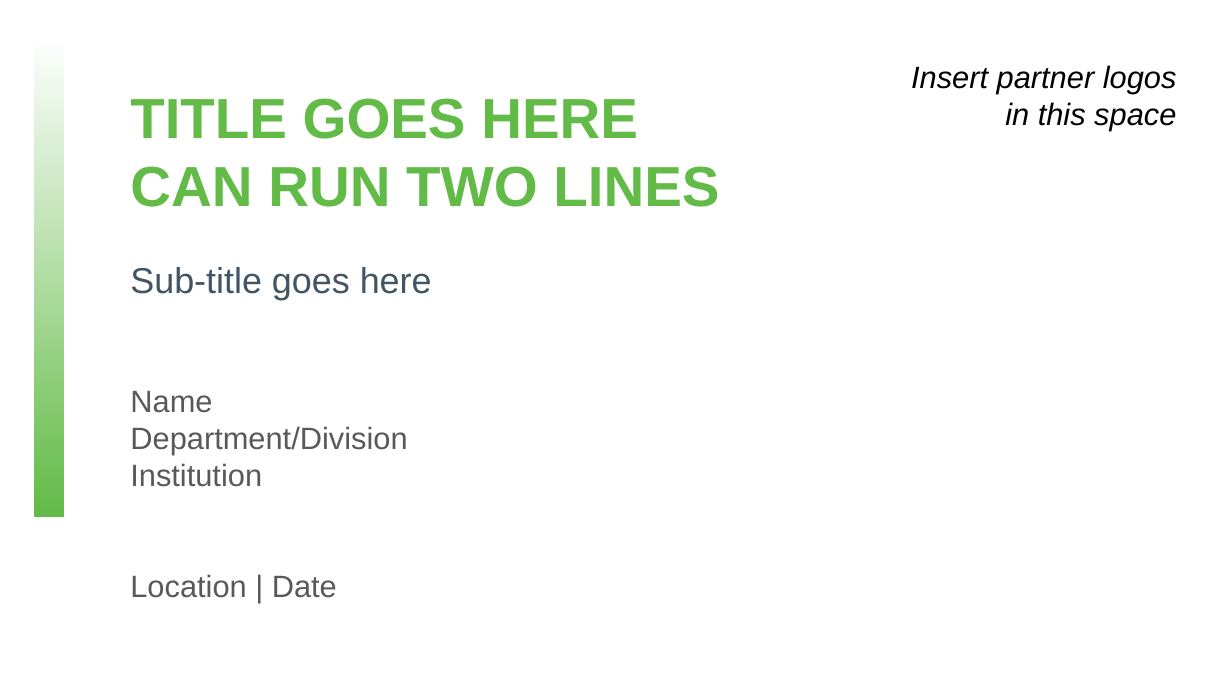
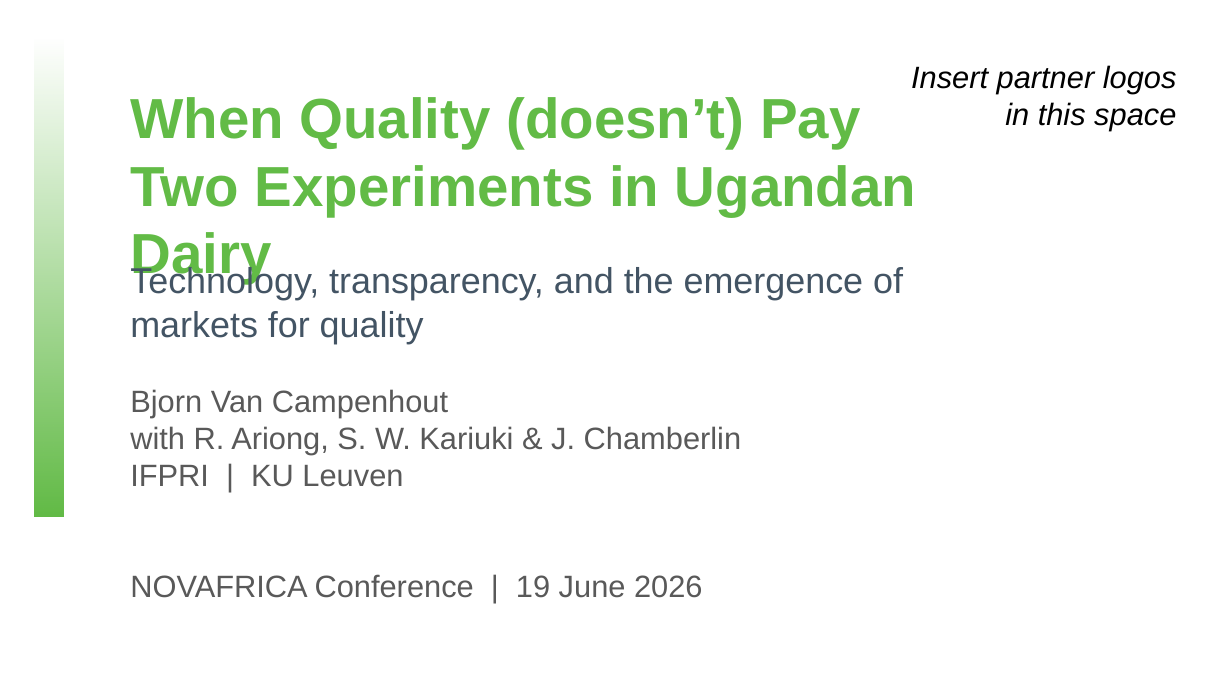
Before and after one commit to bjvca/RMVC, a slide deck: slide 1 of presentations/nova_africa.pptx (slide 2 before the commit). Drawn at 1232x693 pixels with LibreOffice and Linux fonts; fonts in the diff are those of the drawing; background and template pictures are left out. Boxes give left, top, right and bottom in pixels: in the first picture for what was removed or moved away, otherwise in the second. Text is boxed around its words. In the diff, an @@ line names an element or a change of style, - is before the commit and + after.

Commit message:
Add NOVAFRICA conference presentation (17 slides) and build script

```diff
--- a/presentations/nova_africa.pptx
+++ b/presentations/nova_africa.pptx
@@ text at box(130, 97, 916, 216): text changed @@
-TITLE GOES HERE
-CAN RUN TWO LINES
+When Quality (doesn’t) Pay
+Two Experiments in Ugandan Dairy
@@ text at box(130, 265, 903, 344): text changed @@
-Sub-title goes here
+Technology, transparency, and the emergence of markets for quality
@@ text at box(130, 389, 742, 598): text changed @@
-Name
-Department/Division
-Institution
-Location | Date
+Bjorn Van Campenhout
+with R. Ariong, S. W. Kariuki & J. Chamberlin
+IFPRI | KU Leuven
+NOVAFRICA Conference | 19 June 2026
```
Also in this commit, not shown: 16 slides added, 4 slides removed, 1 other file.
